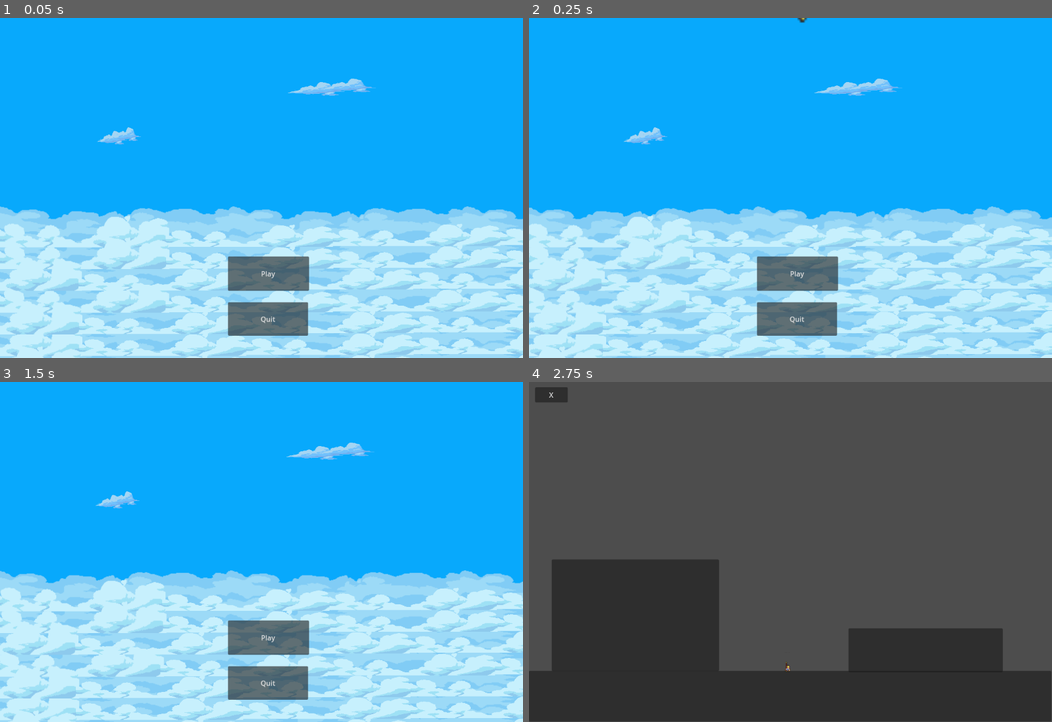
Above: before the commit, frames 1-4 (two rows, left to right).
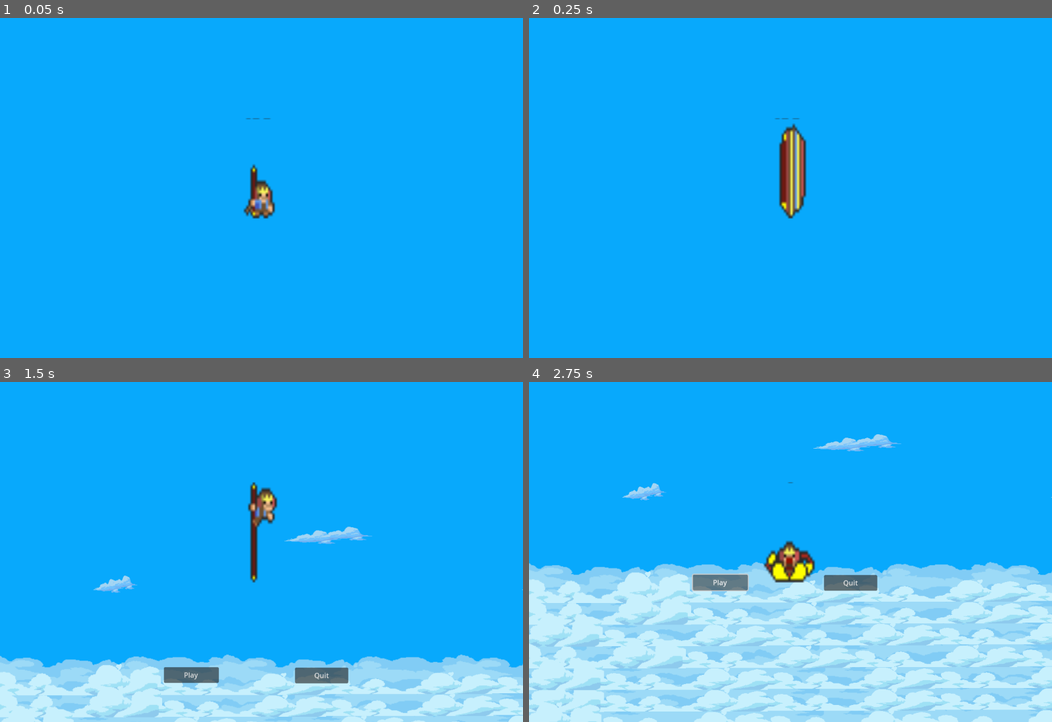
Above: after the commit, the same moments.

Repository: jumpy29/Jump-King-LD-56-
Game: Godot game, scene res://main.tscn
Two runs of this game, one before a commit and one after it. Both use one fixed random seed, a clock stepped at 60 frames per second and the inputs below.
Inputs (mouse positions are in pixels of both pictures, inside the frame that each line leads up to):
- Up to frame 1 (0.05 s): no input
- Up to frame 2 (0.25 s): no input
- Up to frame 3 (1.5 s): click (266, 637) at 0.5 s, where only the run before the commit has a clickable "Play"; click (20, 395) at 1.25 s, where only the run before the commit has a clickable "X"
- Up to frame 4 (2.75 s): click "Play" at 2 s

The runs differ from the first frame. In frame 1, 44% of the frame differs, in the area x 0-100%, y 17-100%; in frame 2, 45%; in frame 3, 38%; in frame 4, 100%, in the area x 0-100%, y 0-100%.

Commit message:
added intro animation and play functionality such that when play pressed, player falls to ground to the new game scene

Diff:
--- a/jumpking/main.gd
+++ b/jumpking/main.gd
@@ -1,6 +1,9 @@
 extends Node2D
+
 @onready var player = $Player
 @onready var anim_player = player.get_node("AnimationPlayer")
+@onready var intro_collision_body = $Player_temp_floor/CollisionShape2D
+@onready var camera = $Player/Camera2D
 
 func _ready():
 	anim_player.play("Intro")
@@ -9,4 +12,13 @@
 	get_tree().quit()
 
 func _on_play_pressed() -> void:
-	get_tree().change_scene_to_file("res://mechanics_tester.tscn")
+	destroy_collision_body()
+
+func _process(delta):
+	if player.position.y>2600:
+		get_tree().change_scene_to_file("res://mechanics_tester.tscn")
+
+#destroy introcollision body
+func destroy_collision_body():
+	if intro_collision_body:
+		intro_collision_body.queue_free()
--- a/jumpking/main.tscn
+++ b/jumpking/main.tscn
@@ -1,8 +1,10 @@
-[gd_scene load_steps=5 format=3 uid="uid://bgslbrvmtnoy4"]
+[gd_scene load_steps=7 format=3 uid="uid://bgslbrvmtnoy4"]
 
 [ext_resource type="Script" path="res://main.gd" id="1_5kd2x"]
 [ext_resource type="PackedScene" uid="uid://hwkalafd8msv" path="res://intro_bg.tscn" id="2_1m5gl"]
 [ext_resource type="PackedScene" uid="uid://417tpl4m8gus" path="res://Player/Player.tscn" id="3_jgghc"]
+[ext_resource type="Texture2D" uid="uid://ce65a5uhqd0ty" path="res://assets/intro_bg/sky.png" id="4_fdaxi"]
+[ext_resource type="Texture2D" uid="uid://cm7q6i26m3ss2" path="res://assets/intro_bg/cloud_lonely.png" id="5_bljuu"]
 
 [sub_resource type="RectangleShape2D" id="RectangleShape2D_1qd22"]
 size = Vector2(164, 38.5)
@@ -11,30 +13,67 @@
 script = ExtResource("1_5kd2x")
 
 [node name="Play" type="Button" parent="."]
-offset_left = 523.0
-offset_top = 547.0
-offset_right = 709.0
-offset_bottom = 626.0
+offset_left = 409.0
+offset_top = 461.0
+offset_right = 535.0
+offset_bottom = 497.0
 text = "Play"
 
 [node name="Quit" type="Button" parent="."]
-offset_left = 523.0
-offset_top = 652.0
-offset_right = 707.0
-offset_bottom = 729.0
+offset_left = 710.0
+offset_top = 462.0
+offset_right = 832.0
+offset_bottom = 498.0
 text = "Quit"
 
 [node name="ParallaxBackground" parent="." instance=ExtResource("2_1m5gl")]
 
+[node name="Sky" type="Sprite2D" parent="."]
+position = Vector2(624, 1984.5)
+scale = Vector2(3.22917, 10.7361)
+texture = ExtResource("4_fdaxi")
+
+[node name="Sky2" type="Sprite2D" parent="."]
+position = Vector2(738.5, -444)
+scale = Vector2(3.84635, 4.13889)
+texture = ExtResource("4_fdaxi")
+
 [node name="Player" parent="." instance=ExtResource("3_jgghc")]
-position = Vector2(627, -88)
+position = Vector2(633, -412)
 scale = Vector2(5, 5)
+
+[node name="Camera2D" type="Camera2D" parent="Player"]
 
 [node name="Player_temp_floor" type="StaticBody2D" parent="."]
 
 [node name="CollisionShape2D" type="CollisionShape2D" parent="Player_temp_floor"]
-position = Vector2(624, 356)
+position = Vector2(624, 291)
 shape = SubResource("RectangleShape2D_1qd22")
+
+[node name="Player_temp_floor2" type="StaticBody2D" parent="."]
+position = Vector2(0, 1000)
+
+[node name="CollisionShape2D" type="CollisionShape2D" parent="Player_temp_floor2"]
+position = Vector2(632, 1723)
+shape = SubResource("RectangleShape2D_1qd22")
+
+[node name="CloudLonely" type="Sprite2D" parent="."]
+position = Vector2(108, 1842)
+texture = ExtResource("5_bljuu")
+
+[node name="CloudLonely4" type="Sprite2D" parent="."]
+position = Vector2(830, 2096)
+texture = ExtResource("5_bljuu")
+
+[node name="CloudLonely2" type="Sprite2D" parent="."]
+position = Vector2(240, 1154.5)
+scale = Vector2(1.28125, 1.31019)
+texture = ExtResource("5_bljuu")
+
+[node name="CloudLonely3" type="Sprite2D" parent="."]
+position = Vector2(811, 1439.5)
+scale = Vector2(1.30208, 1.18056)
+texture = ExtResource("5_bljuu")
 
 [connection signal="pressed" from="Play" to="." method="_on_play_pressed"]
 [connection signal="pressed" from="Quit" to="." method="_on_quit_pressed"]
--- a/jumpking/mechanics_tester.tscn
+++ b/jumpking/mechanics_tester.tscn
@@ -1,5 +1,6 @@
-[gd_scene load_steps=5 format=3 uid="uid://uf7j4orovk2m"]
+[gd_scene load_steps=6 format=3 uid="uid://uf7j4orovk2m"]
 
+[ext_resource type="Texture2D" uid="uid://ce65a5uhqd0ty" path="res://assets/intro_bg/sky.png" id="1_cbnfy"]
 [ext_resource type="PackedScene" uid="uid://417tpl4m8gus" path="res://Player/Player.tscn" id="1_w8jg5"]
 
 [sub_resource type="RectangleShape2D" id="RectangleShape2D_30ukd"]
@@ -13,8 +14,14 @@
 
 [node name="Mechanics_Tester_World" type="Node2D"]
 
+[node name="Sky" type="Sprite2D" parent="."]
+position = Vector2(607, -2.50009)
+scale = Vector2(3.09896, 7.19908)
+texture = ExtResource("1_cbnfy")
+
 [node name="Player" parent="." instance=ExtResource("1_w8jg5")]
-position = Vector2(594, 640)
+position = Vector2(605, 88)
+scale = Vector2(3, 3)
 
 [node name="StaticBody2D" type="StaticBody2D" parent="."]
 
@@ -49,10 +56,10 @@
 offset_bottom = 128.0
 
 [node name="Button" type="Button" parent="."]
-offset_left = 14.0
-offset_top = 12.0
-offset_right = 89.0
-offset_bottom = 47.0
+offset_left = 25.0
+offset_top = 13.0
+offset_right = 100.0
+offset_bottom = 48.0
 text = "X
 "
 
